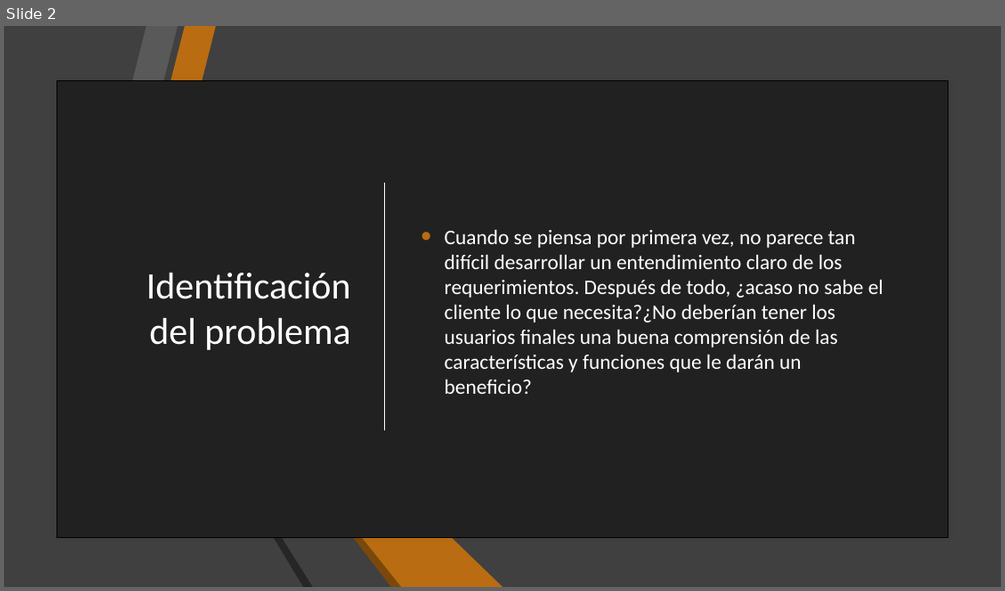
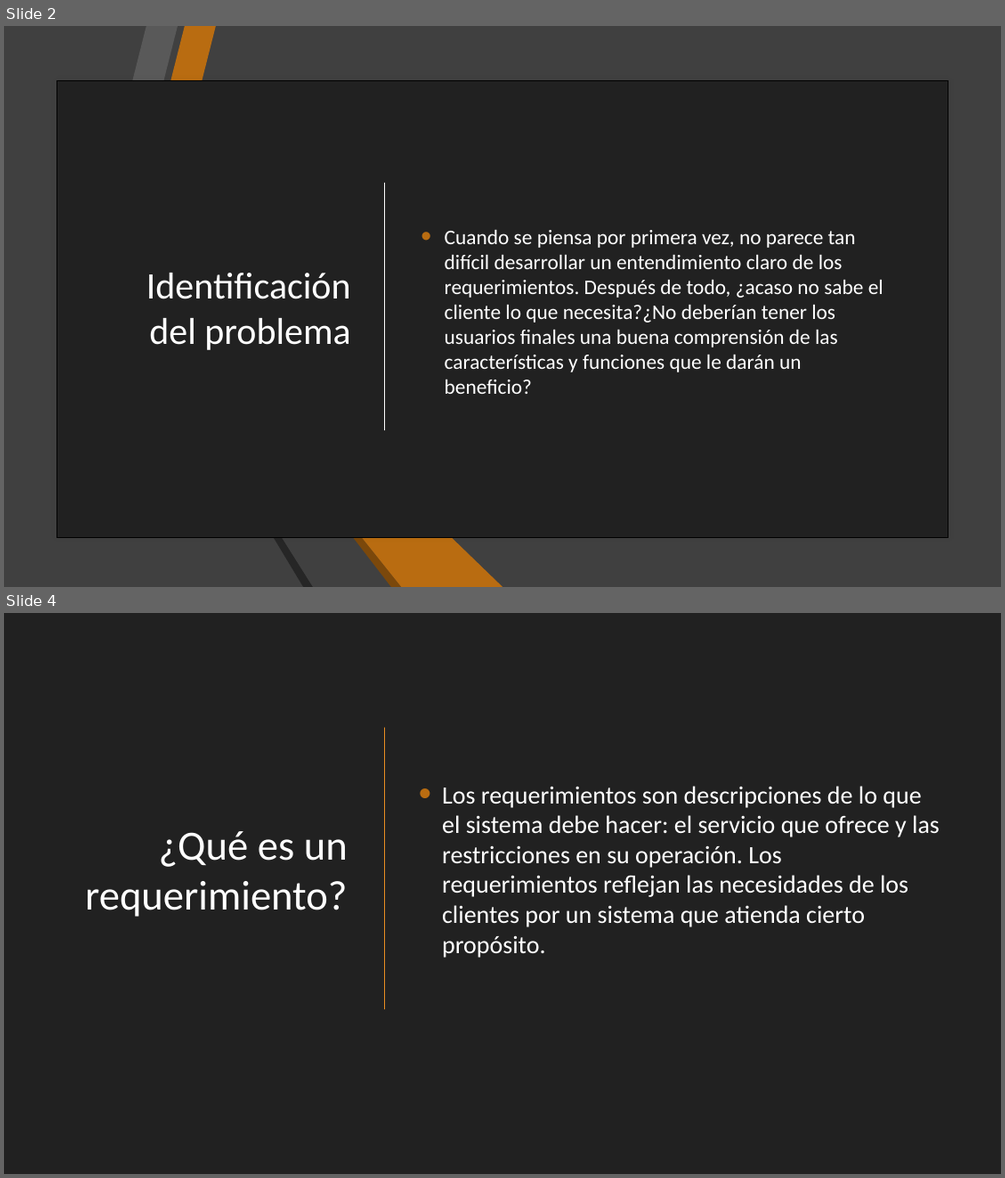
Before and after one commit to AryShared/SystemAnalysis, a slide deck: 2-1 Analisis de los requerimientos del sistema.pptx. Shown one above the other, each under a label of ours: slide 2 before the commit, slides 2 and 4 after it; the slides between them are not shown. The pictures are 1005x591 and 1005x1178 pixels, drawn with LibreOffice and Linux fonts; fonts in the diff are those of the drawing; background and template pictures are left out. Boxes give left, top, right and bottom in pixels: in the first picture for what was removed or moved away, otherwise in the second. Text is boxed around its words. In the diff, an @@ line names an element or a change of style, - is before the commit and + after.

```diff
--- a/2-1 Analisis de los requerimientos del sistema.pptx
+++ b/2-1 Analisis de los requerimientos del sistema.pptx
@@ slide 4 added at <box>4,613,1001,1174</box>, background picture (left out); not listed: 6 template elements that a slide beside it also shows @@
@@ rectangle added at <box>4,613,1001,1174</box>, fill #212121 @@
@@ line added from (385, 728) to (385, 1008), #EB8F22 1.5 pt @@
@@ text added at <box>442,786,939,957</box>, 24 pt, text #FFFFFF @@
+• Los requerimientos son descripciones de lo que el sistema debe hacer: el servicio que ofrece y las restricciones en su operación. Los requerimientos reflejan las necesidades de los clientes por un sistema que atienda cierto propósito.
@@ title added at <box>85,831,348,916</box>, 40 pt, text #FFFFFF @@
+¿Qué es un requerimiento?
```
Also in this commit, not shown: 4 slides changed, 8 other slides added, 1 slide removed, 6 other files.
